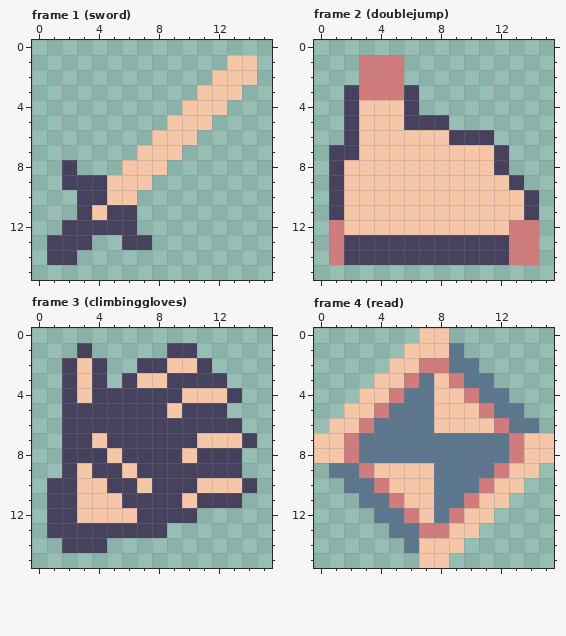
Pixel-art file -- assets/mvania19/powerupicons.aseprite. Above is the file before it was changed.
16x16 pixels, 4 frames. Shown: frame 1 (sword), frame 2 (doublejump), frame 3 (climbinggloves), frame 4 (read).
And afterwards:
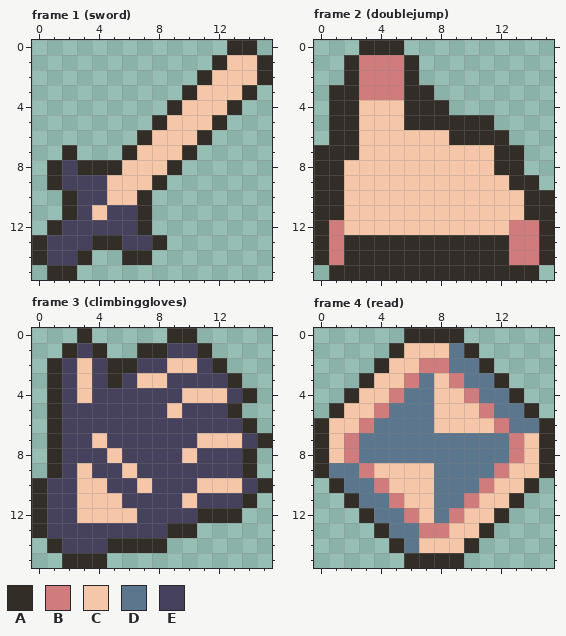
Palette (. is transparent): A #332d28  B #d17c7c  C #f6c6a8  D #5b768d  E #46425e
Diff:
--- frame 1 (sword)
@@ x 0..15 @@
- 0 ................
- 1 .............CC.
- 2 ............CCC.
- 3 ...........CCC..
- 4 ..........CCC...
- 5 .........CCC....
- 6 ........CCC.....
- 7 .......CCC......
- 8 ..E...CCC.......
- 9 ..EEECCC........
-10 ...EECC.........
-11 ...ECEE.........
-12 ..EEEEE.........
-13 .EEE..EE........
-14 .EE.............
-15 ................
+ 0 .............AA.
+ 1 ............ACCA
+ 2 ...........ACCCA
+ 3 ..........ACCCA.
+ 4 .........ACCCA..
+ 5 ........ACCCA...
+ 6 .......ACCCA....
+ 7 ..A...ACCCA.....
+ 8 .AEAAACCCA......
+ 9 .AEEECCCA.......
+10 ..AEECCA........
+11 ..AECEEA........
+12 .AEEEEEA........
+13 AEEEAAEEA.......
+14 AEEA..AA........
+15 .AA.............
--- frame 2 (doublejump)
@@ x 0..15 @@
- 0 ................
- 1 ...BBB..........
- 2 ...BBB..........
- 3 ..EBBBE.........
- 4 ..ECCCE.........
- 5 ..ECCCEEE.......
- 6 ..ECCCCCCEEE....
- 7 .EECCCCCCCCCE...
- 8 .ECCCCCCCCCCE...
- 9 .ECCCCCCCCCCCE..
-10 .ECCCCCCCCCCCCE.
-11 .ECCCCCCCCCCCCE.
-12 .BCCCCCCCCCCCBB.
-13 .BEEEEEEEEEEEBB.
-14 .BEEEEEEEEEEEBB.
-15 ................
+ 0 ...AAA..........
+ 1 ..ABBBA.........
+ 2 ..ABBBA.........
+ 3 .AABBBAA........
+ 4 .AACCCAAA.......
+ 5 .AACCCAAAAAA....
+ 6 .AACCCCCCAAAA...
+ 7 AAACCCCCCCCCAA..
+ 8 AACCCCCCCCCCAA..
+ 9 AACCCCCCCCCCCAA.
+10 AACCCCCCCCCCCCAA
+11 AACCCCCCCCCCCCAA
+12 ABCCCCCCCCCCCBBA
+13 ABAAAAAAAAAAABBA
+14 ABAAAAAAAAAAABBA
+15 .AAAAAAAAAAAAAA.
--- frame 3 (climbinggloves)
@@ x 0..15 @@
- 0 ................
- 1 ...E.....EE.....
- 2 ..ECE..EECCE....
- 3 ..ECE.ECCEEEE...
- 4 ..ECEEEEEECCCE..
- 5 ..EEEEEEECEEE...
- 6 ..EEEEEEEEEEEE..
- 7 ..EECEEEEEECCCE.
- 8 ..EEECEEEECEEE..
- 9 ..ECEECEEEEEEE..
-10 .EECCEECEEECCCE.
-11 .EECCCEEEECEEE..
-12 .EECCCCEEEE.....
-13 .EEEEEEEE.......
-14 ..EEE...........
-15 ................
+ 0 ...A.....AA.....
+ 1 ..AEA..AAEEA....
+ 2 .AECEAAEECCEA...
+ 3 .AECEAECCEEEEA..
+ 4 .AECEEEEEECCCEA.
+ 5 .AEEEEEEECEEEA..
+ 6 .AEEEEEEEEEEEEA.
+ 7 .AEECEEEEEECCCEA
+ 8 .AEEECEEEECEEEA.
+ 9 .AECEECEEEEEEEA.
+10 AEECCEECEEECCCEA
+11 AEECCCEEEECEEEA.
+12 AEECCCCEEEEAAA..
+13 AEEEEEEEEAA.....
+14 .AEEEAAAA.......
+15 ..AAA...........
--- frame 4 (read)
@@ x 0..15 @@
- 0 .......CC.......
- 1 ......CCCD......
- 2 .....CCBBDD.....
- 3 ....CCBDCBDD....
- 4 ...CCBDDCCBDD...
- 5 ..CCBDDDCCCBDD..
- 6 .CCBDDDDCCCCBDD.
- 7 CCBDDDDDDDDDDBCC
- 8 CCBDDDDDDDDDDBCC
- 9 .DDBCCCCDDDDBCC.
-10 ..DDBCCCDDDBCC..
-11 ...DDBCCDDBCC...
-12 ....DDBCDBCC....
-13 .....DDBBCC.....
-14 ......DCCC......
-15 .......CC.......
+ 0 ......AAAA......
+ 1 .....ACCCDA.....
+ 2 ....ACCBBDDA....
+ 3 ...ACCBDCBDDA...
+ 4 ..ACCBDDCCBDDA..
+ 5 .ACCBDDDCCCBDDA.
+ 6 ACCBDDDDCCCCBDDA
+ 7 ACBDDDDDDDDDDBCA
+ 8 ACBDDDDDDDDDDBCA
+ 9 ADDBCCCCDDDDBCCA
+10 .ADDBCCCDDDBCCA.
+11 ..ADDBCCDDBCCA..
+12 ...ADDBCDBCCA...
+13 ....ADDBBCCA....
+14 .....ADCCCA.....
+15 ......AAAA......
Boxes around the changes in both pictures, in picture pixels (x1, y1, x2, y2):
added: (32, 40, 272, 280)
changed: (314, 40, 554, 280)
added: (32, 328, 272, 568)
changed: (314, 328, 554, 568)
